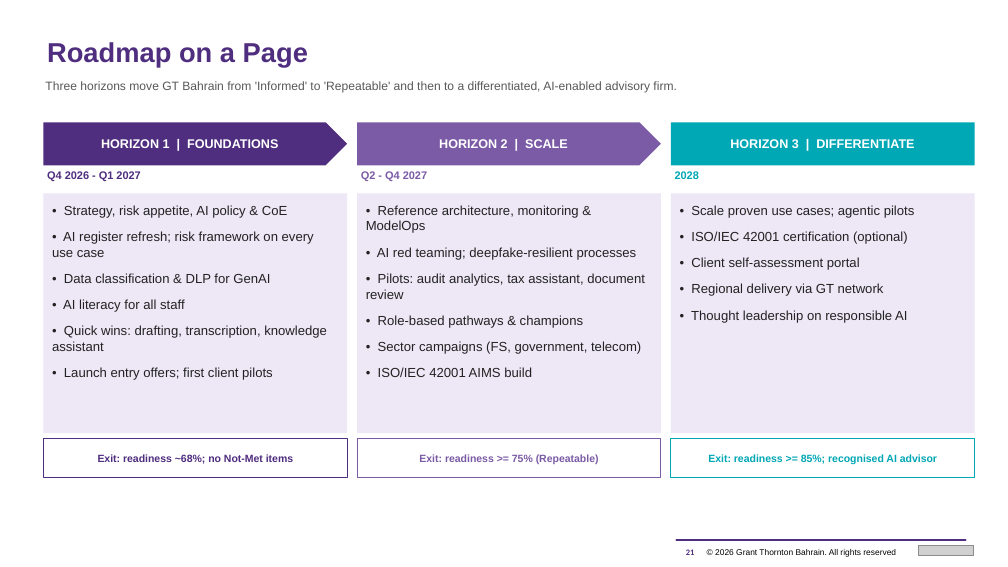
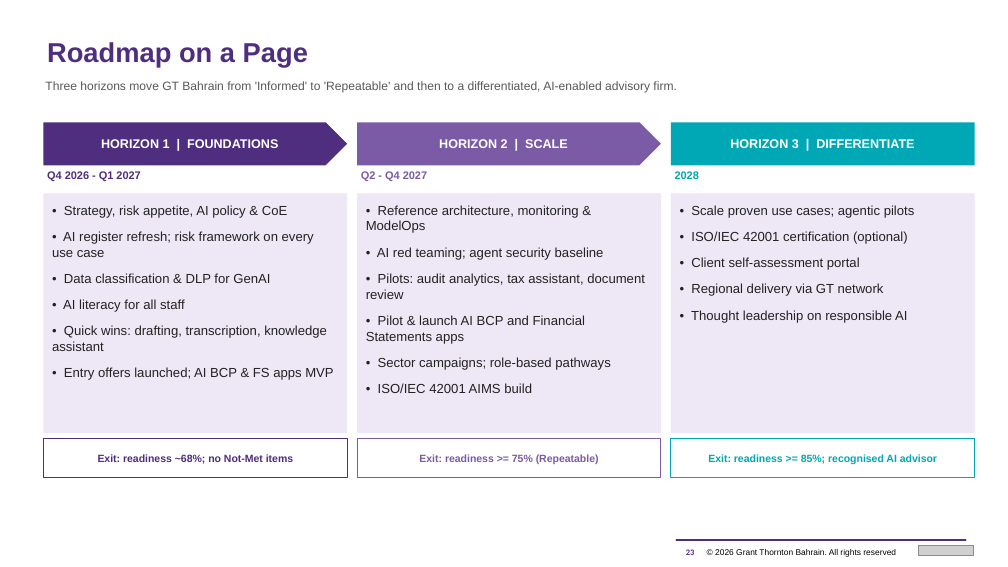
Before and after one commit to mahekdevangtrivedi-wq/GT-AI-Service-Line, a slide deck: slide 23 of 02_AI_Strategy_and_Roadmap/GT_Bahrain_AI_Strategy_and_Roadmap_2026-2028.pptx (slide 21 before the commit). Drawn at 1008x567 pixels with LibreOffice and Linux fonts; fonts in the diff are those of the drawing; grey boxes stand for pictures. Boxes give left, top, right and bottom in pixels: in the first picture for what was removed or moved away, otherwise in the second. Text is boxed around its words. In the diff, an @@ line names an element or a change of style, - is before the commit and + after.

```diff
--- a/02_AI_Strategy_and_Roadmap/GT_Bahrain_AI_Strategy_and_Roadmap_2026-2028.pptx
+++ b/02_AI_Strategy_and_Roadmap/GT_Bahrain_AI_Strategy_and_Roadmap_2026-2028.pptx
@@ text at box(377, 247, 604, 260): text changed @@
-• AI red teaming; deepfake-resilient processes
+• AI red teaming; agent security baseline
@@ text at box(366, 315, 610, 370): text changed @@
-• Role-based pathways & champions
-• Sector campaigns (FS, government, telecom)
+• Pilot & launch AI BCP and Financial Statements apps
+• Sector campaigns; role-based pathways
@@ text at box(64, 367, 333, 380): text changed @@
-• Launch entry offers; first client pilots
+• Entry offers launched; AI BCP & FS apps MVP
```
Also in this commit, not shown: 13 other slides changed, 2 slides added, 25 other files.
